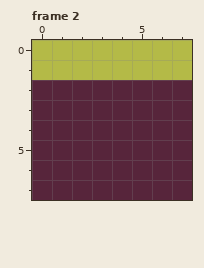
One commit to this pixel-art file: src/assets/tiles.aseprite. Above is the file before it was changed.
8x8 pixels, 14 frames. Shown: frame 2. The commit also changed other frames, which this record leaves out.
Now the later version:
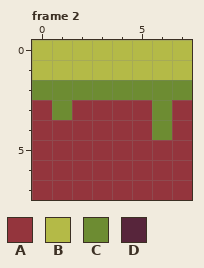
Palette (. is transparent): A #94353d  B #b4ba47  C #6d8c32  D #57253b
The edit:
--- frame 2
@@ x 0..7 @@
 1 BBBBBBBB
-2 DDDDDDDD
-3 DDDDDDDD
-4 DDDDDDDD
-5 DDDDDDDD
-6 DDDDDDDD
-7 DDDDDDDD
+2 CCCCCCCC
+3 ACAAAACA
+4 AAAAAACA
+5 AAAAAAAA
+6 AAAAAAAA
+7 AAAAAAAA
Pixel boxes of the changes (left, top, right, bottom) in both pictures:
changed: (32, 80, 192, 200)
